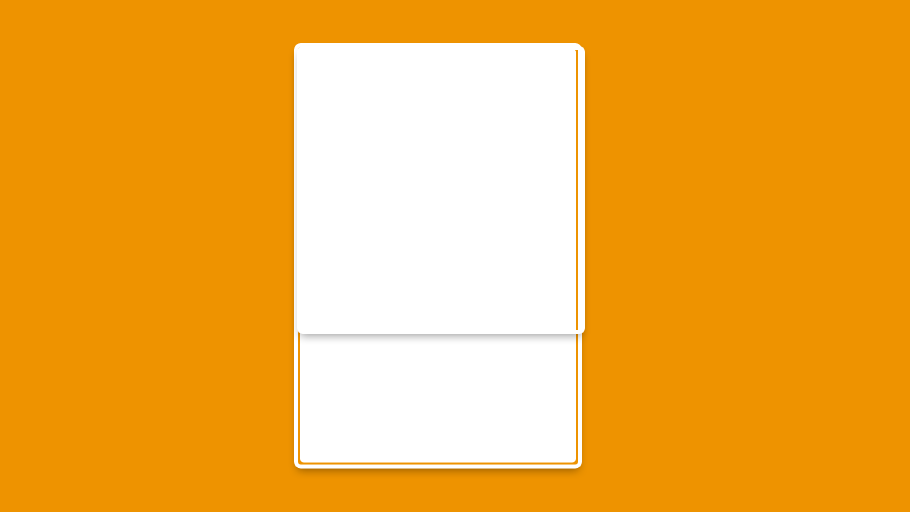
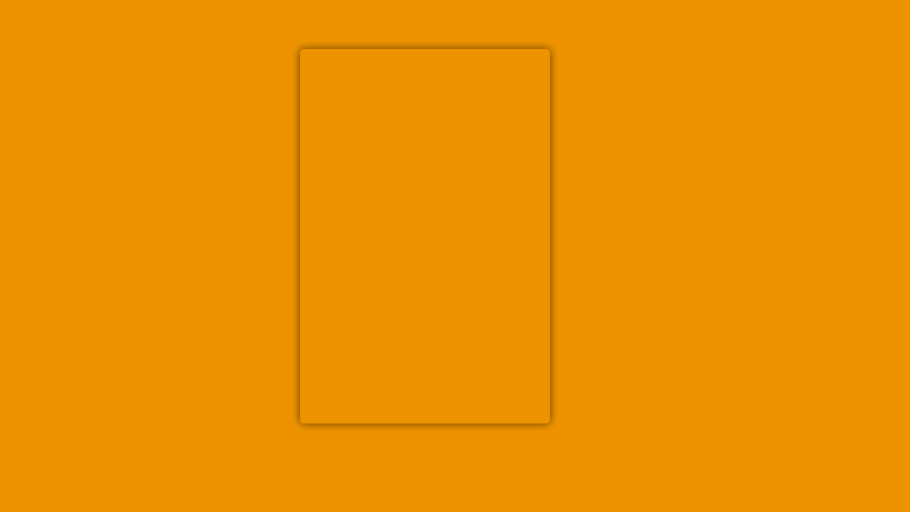
Before/after of a 910×512 layered artwork. What changed in the layer stack:
hid group "square" (3 layers) over [300, 49, 582, 331]
added group "poster videoscreen" with 2 layers above "poster" over [300, 49, 550, 424]
added layer "shadow" (3rd of 5, in "poster videoscreen") in group "poster videoscreen" over [300, 49, 550, 424]
hid group "poster" (3 layers) over [297, 46, 579, 466]
